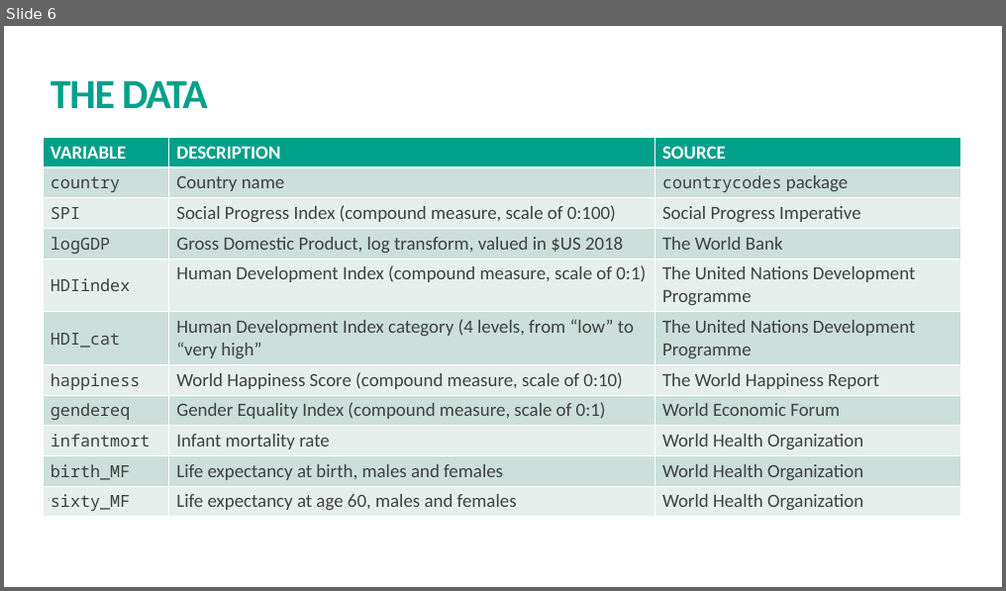
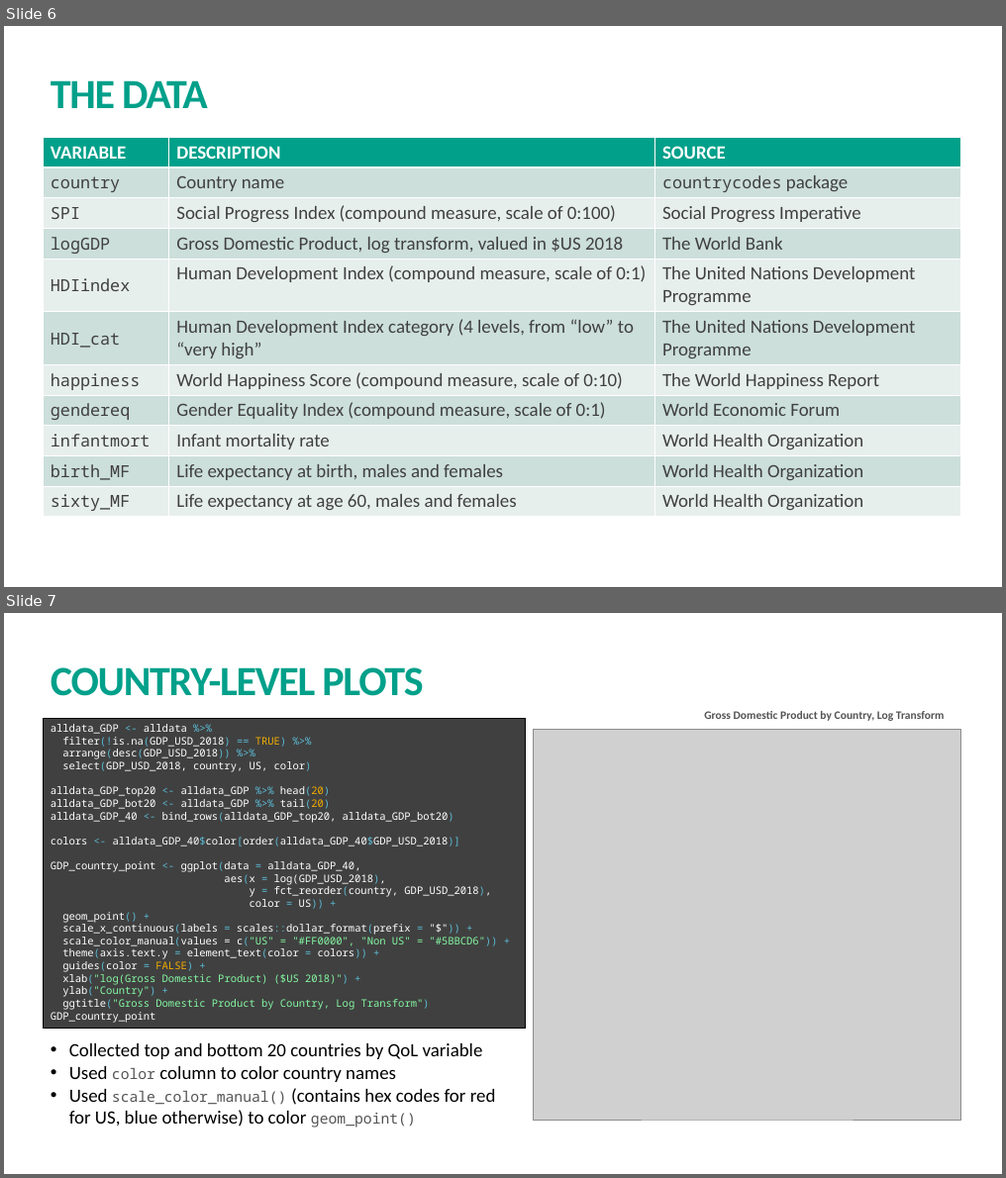
Before and after one commit to kmprioliPROF/MAT_8790_Final_Project, a slide deck: Prioli_Final_Proj.pptx. Shown one above the other, each under a label of ours: slide 6 before the commit, slides 6 and 7 after it. The pictures are 1006x591 and 1006x1178 pixels, drawn with LibreOffice and Linux fonts; fonts in the diff are those of the drawing; grey boxes stand for pictures. Boxes give left, top, right and bottom in pixels: in the first picture for what was removed or moved away, otherwise in the second. Text is boxed around its words. In the diff, an @@ line names an element or a change of style, - is before the commit and + after.

```diff
--- a/Prioli_Final_Proj.pptx
+++ b/Prioli_Final_Proj.pptx
@@ slide 7 added at <box>4,613,1002,1174</box>, background #FFFFFF @@
@@ title added at <box>51,667,423,696</box>, 40 pt, text #00A08A, bold @@
+COUNTRY-LEVEL PLOTS
@@ rectangle added at <box>43,719,525,1029</box>, fill #404040, outline #000000 0.75 pt, 10 pt, text #FFFFFF @@
+alldata_GDP <- alldata %>%
+filter(!is.na(GDP_USD_2018) == TRUE) %>%
+arrange(desc(GDP_USD_2018)) %>%
+select(GDP_USD_2018, country, US, color)
+alldata_GDP_top20 <- alldata_GDP %>% head(20)
+alldata_GDP_bot20 <- alldata_GDP %>% tail(20)
+alldata_GDP_40 <- bind_rows(alldata_GDP_top20, alldata_GDP_bot20)
+colors <- alldata_GDP_40$color[order(alldata_GDP_40$GDP_USD_2018)]
+GDP_country_point <- ggplot(data = alldata_GDP_40,
+aes(x = log(GDP_USD_2018),
+y = fct_reorder(country, GDP_USD_2018),
+color = US)) +
+geom_point() +
+scale_x_continuous(labels = scales::dollar_format(prefix = "$")) +
+scale_color_manual(values = c("US" = "#FF0000", "Non US" = "#5BBCD6")) +
+theme(axis.text.y = element_text(color = colors)) +
+guides(color = FALSE) +
+xlab("log(Gross Domestic Product) ($US 2018)") +
+ylab("Country") +
+ggtitle("Gross Domestic Product by Country, Log Transform")
+GDP_country_point
@@ picture added at <box>534,730,960,1121</box> @@
@@ text added at <box>704,711,944,721</box>, 11 pt, text #545454, bold @@
+Gross Domestic Product by Country, Log Transform
@@ text added at <box>69,1044,496,1128</box>, 18 pt, text #000000 @@
+• Collected top and bottom 20 countries by QoL variable
+• Used color column to color country names
+• Used scale_color_manual() (contains hex codes for red for US, blue otherwise) to color geom_point()
```
Also in this commit, not shown: 3 slides changed, 5 other slides added, 1 slide removed, 1 other file.
